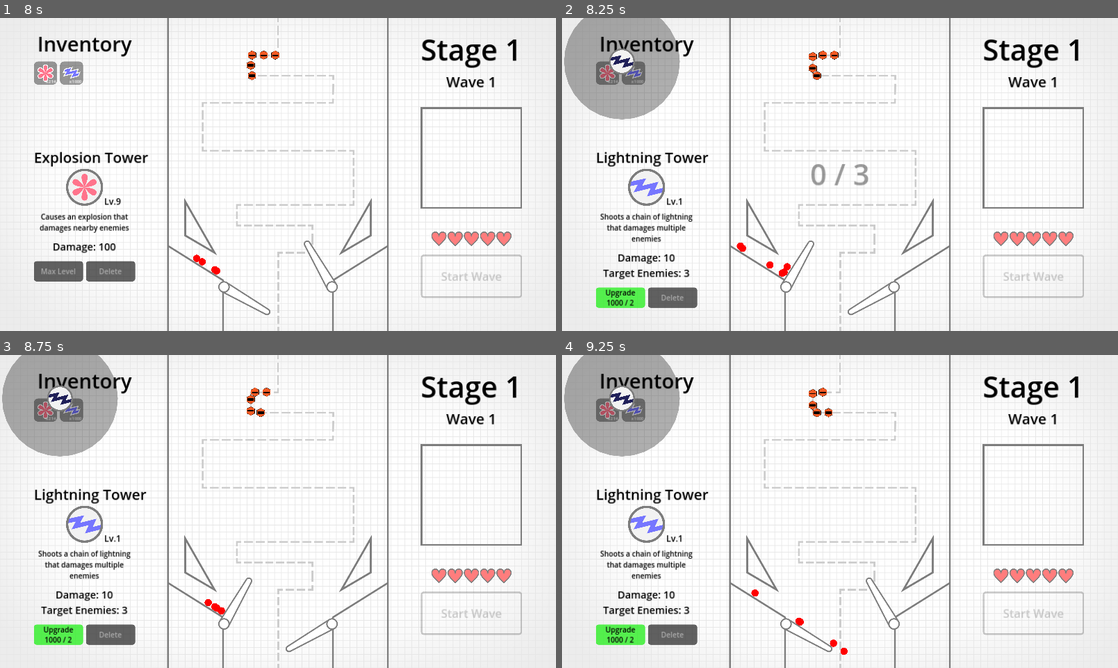
Above: before the commit, frames 1-4 (two rows, left to right).
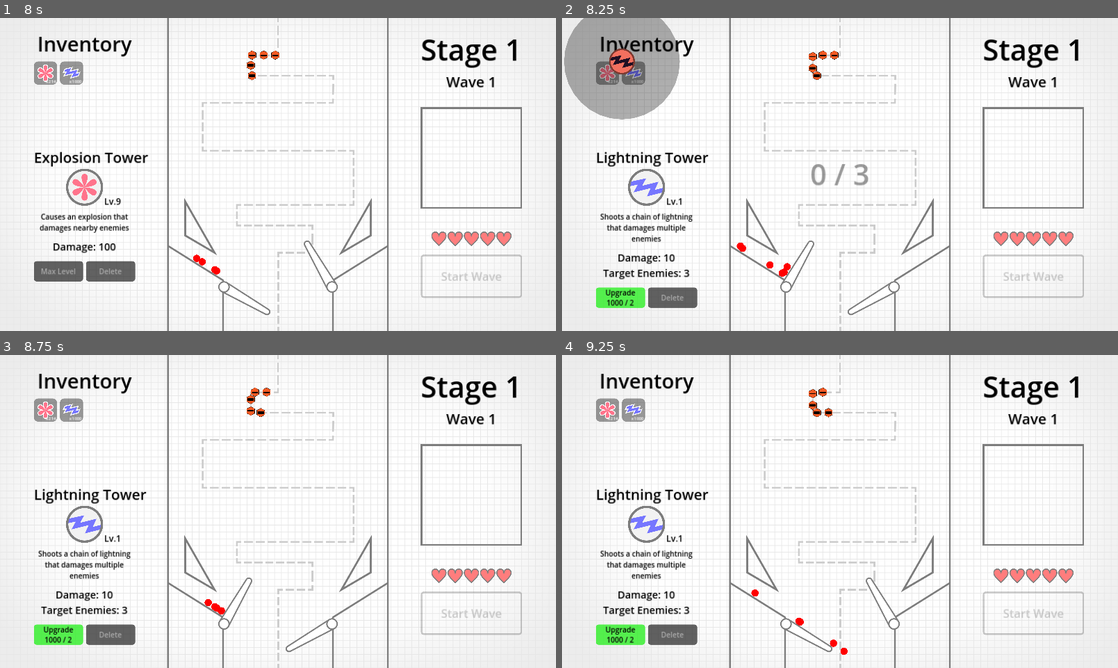
Above: after the commit, the same moments.

Repository: cxhuy/ptd
Game: Godot game, scene res://scenes/game.tscn
Same seed, same stepped clock (60 frames per second), same inputs: the game is played once before the commit and once after it.
Inputs (mouse positions are in pixels of both pictures, inside the frame that each line leads up to):
- Up to frame 1 (8 s): click "Start Wave" at 0.5 s; click "Upgrade 1000 / 2" at 1.25 s; click "Upgrade 998 / 4" at 2 s; click "Upgrade 994 / 10" at 2.75 s; click "Upgrade 984 / 20" at 3.5 s; click "Upgrade 964 / 50" at 4.25 s; click "Upgrade 914 / 100" at 5 s; click "Upgrade 814 / 200" at 5.75 s; click "Upgrade 614 / 400" at 6.5 s; move the mouse to (44, 74) at 7.27 s; hold / (rightFlip) from 7.28 s (still down); hold Space (addBall) from 7.28 s (still down); click (44, 74) at 7.42 s
- Up to frame 2 (8.25 s): move the mouse to (634, 74) at 8.02 s; release / (rightFlip) at 8.03 s; release Space (addBall) at 8.03 s; hold Z (leftFlip) from 8.03 s (still down); tap Space (addBall) at 8.1 s; click (634, 74) at 8.17 s
- Up to frame 3 (8.75 s): keep holding Z (leftFlip)
- Up to frame 4 (9.25 s): move the mouse to (895, 442) at 8.77 s; release Z (leftFlip) at 8.78 s; hold / (rightFlip) from 8.78 s (still down); hold Space (addBall) from 8.78 s (still down)

Frame 1 is identical in both runs. In frame 2, 0.3% of the frame differs, in the area x 8-14%, y 9-18%; in frame 3, 5.3%, in the area x 0-22%, y 0-33%; in frame 4, 5.3%.
Error before the commit: Invalid access to property or key 'towerPlacementAllowed' on a base object of type 'Node2D (tower2.gd)'. (res://scripts/towerAdd.gd:38)

Commit message:
feat: add tower2 base and button through script

Diff:
--- a/scenes/tower/tower2/tower2.tscn
+++ b/scenes/tower/tower2/tower2.tscn
@@ -1,12 +1,8 @@
-[gd_scene load_steps=9 format=3 uid="uid://3fh5irk0bbiw"]
+[gd_scene load_steps=7 format=3 uid="uid://3fh5irk0bbiw"]
 
 [ext_resource type="Texture2D" uid="uid://dqd6auv4gujsd" path="res://sprites/towers/tower2/tower2_off.svg" id="1_04r05"]
 [ext_resource type="Script" path="res://scripts/tower/tower2/tower2.gd" id="1_v87lx"]
 [ext_resource type="Texture2D" uid="uid://cbys1ljvp4xcs" path="res://sprites/towers/tower2/tower2_on.svg" id="2_m8vje"]
-[ext_resource type="PackedScene" uid="uid://cfafs05c60ign" path="res://scenes/tower/show_on_ui_button.tscn" id="4_b2it4"]
-
-[sub_resource type="CircleShape2D" id="CircleShape2D_axrw8"]
-radius = 128.0
 
 [sub_resource type="SpriteFrames" id="SpriteFrames_dry23"]
 animations = [{
@@ -40,18 +36,6 @@
 [node name="Tower2" type="Node2D" groups=["Towers"]]
 script = ExtResource("1_v87lx")
 
-[node name="Base" type="RigidBody2D" parent="."]
-collision_layer = 32
-collision_mask = 4
-max_contacts_reported = 1
-contact_monitor = true
-freeze = true
-freeze_mode = 1
-
-[node name="BaseCollision" type="CollisionShape2D" parent="Base"]
-scale = Vector2(0.35, 0.35)
-shape = SubResource("CircleShape2D_axrw8")
-
 [node name="PatternSprite" type="AnimatedSprite2D" parent="."]
 z_index = 1
 scale = Vector2(0.35, 0.35)
@@ -59,7 +43,7 @@
 animation = &"on"
 
 [node name="AttackRange" type="Area2D" parent="."]
-collision_layer = 32
+collision_layer = 0
 collision_mask = 64
 
 [node name="AttackRangeCollision" type="CollisionShape2D" parent="AttackRange"]
@@ -71,8 +55,3 @@
 offset_right = 200.0
 offset_bottom = 200.0
 theme_override_styles/panel = SubResource("StyleBoxFlat_mcf0v")
-
-[node name="ShowOnUIButton" parent="." instance=ExtResource("4_b2it4")]
-
-[connection signal="body_entered" from="Base" to="." method="_on_base_body_entered"]
-[connection signal="pressed" from="ShowOnUIButton" to="." method="_on_show_on_ui_button_pressed"]
--- a/scripts/tower/tower1/tower1.gd
+++ b/scripts/tower/tower1/tower1.gd
@@ -1,12 +1,13 @@
 extends Node2D
-
-@onready var anim := $PatternSprite
-var explosion := preload("res://scenes/tower/tower1/explosion.tscn")
 
 var switchDuration: int = 0
 var towerId: int = 1
 var towerPlacementAllowed: bool = false
 var towerPlaced: bool = false
+
+# Tower unique variables
+@onready var anim := $PatternSprite
+var explosion := preload("res://scenes/tower/tower1/explosion.tscn")
 
 
 func _ready():
--- a/scripts/tower/tower2/tower2.gd
+++ b/scripts/tower/tower2/tower2.gd
@@ -1,12 +1,25 @@
 extends Node2D
 
+var switchDuration: int = 0
+var towerId: int = 1
+var towerPlacementAllowed: bool = false
+var towerPlaced: bool = false
+
+# Tower unique variables
 @onready var anim := $PatternSprite
 var lightning := preload("res://scenes/tower/tower2/lightning.tscn")
 
-var switchDuration: int = 0
 var enemiesInRange
 var isEnemyInRange: bool = false
-var towerId: int = 2
+
+
+func _ready():
+	var base = preload("res://scenes/tower/base.tscn")
+	add_child(base.instantiate())
+	get_node("Base").connect("body_entered", _on_base_body_entered)
+
+	var showOnUIButton = preload("res://scenes/tower/show_on_ui_button.tscn")
+	add_child(showOnUIButton.instantiate())
 
 
 func _process(delta):
@@ -22,6 +35,14 @@
 	else:
 		anim.play("on")
 		switchDuration -= 1
+
+	if !towerPlaced:
+		if $Base/BaseArea.get_overlapping_areas().size() > 0:
+			self.modulate = Color("ff7664")
+			towerPlacementAllowed = false
+		else:
+			self.modulate = Color("ffffff")
+			towerPlacementAllowed = true
 
 
 func _on_base_body_entered(body):
